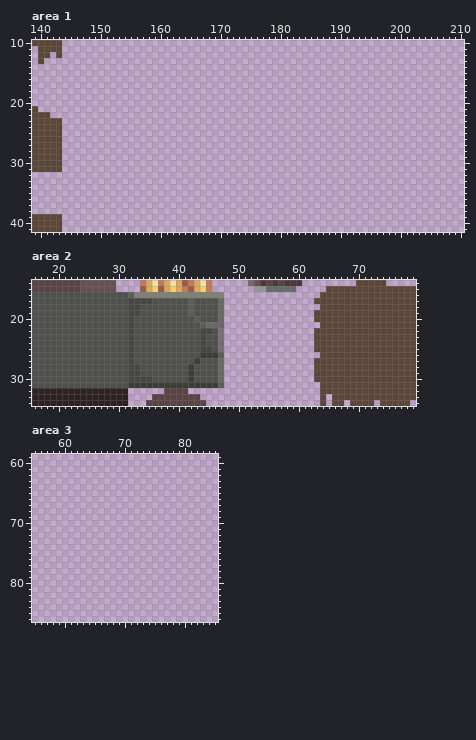
Two versions of one pixel-art file, PixelEngine/res/sprites/tiles.aseprite. This is how it looked before the edit.
256x256 pixels, 1 frame. Colours within 5 levels of each other are drawn and written as one. Shown: area 1: x 139..210, y 10..41; area 2: x 16..79, y 14..34; area 3: x 55..85, y 59..86. The commit also changed other parts of the picture, which this record leaves out.
Once edited:
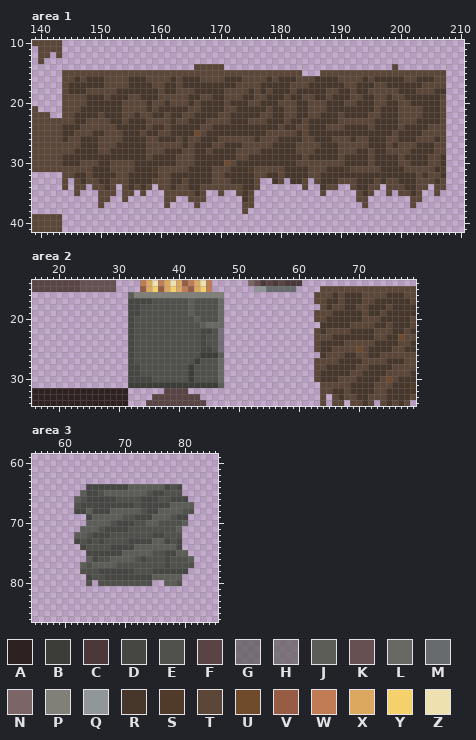
Palette (. is transparent): A #2e2121  B #3c3c39  C #4b3839  D #464643  E #50504c  F #594344  G #52524eaa  H #5a5a55aa  J #5d5d58  K #675051  L #696963  M #676b6d  N #7c6566  P #808078  Q #919699  R #47362a  S #503b2a  T #5c4637  U #6f4a2b  V #965c44  W #c17c55  X #dca75e  Y #f4d16b  Z #ede2af
The edit:
Area 1:
y 14: x 166..170 ..... -> TTTTT; x 199 . -> T
y 15: x 144..183 ........................................ -> TTTTTTTTTTTTTTTTTTTTTTTTTTTTTTTTTTTTTTTT; x 187..207 ..................... -> TTTTTTTTTTTTTTTTTTTTT
y 16: x 144..207 ................................................................ -> TTRTRRRTTTTRRRTTTTRTRRRTTTTRRRTTTTRTRRRTTTRRRRTTTTRTRRRRRTTRRRTT
y 17: x 144..207 ................................................................ -> TRRRRRRTTTTRRRRTTRRTRRRRRRRRRTTTTRRRRRTTTRRRRRRTTRRRTTRRRRRRTTTT
y 18: x 144..207 ................................................................ -> TRRRTTTTTRRRRRRRTRRTTTRRRRRTTTTRTRTRRRTRRRRRTTRRTRRTTTTTRRRTTTRR
y 19: x 144..207 ................................................................ -> TTTTRRRTRRRTTRRRTTTTTRRTTRRTTTRRTTRRRTRRTTRRTRRRTTRRTTRTTRRRRRRT
y 20: x 144..207 ................................................................ -> TTTTRRRRRRTTTTRTTRTTTRTRRRRTRRRTTRRRTTTRRTTTRRRTTRRRTTRRTTRRRRRT
y 21: x 144..207 ................................................................ -> TTTRRRRRRRTTTTRTRRRRRTTRRRRTTRRRRRTRRTTRRTTTRRRRRRRRTRRRTTTTRRRT
y 22: x 144..207 ................................................................ -> TTRRRRTRRRTTRTTRRTRRTTRRRRTTRRRRRTTRRTTRRTTRRRTRRRRTTRRRTTTTRRRT
y 23: x 144..207 ................................................................ -> TTRRTTTTRRTRRRTTTTRTTRRRTTTTRRRTTTRRRTRRTRRRRRTTTTTTRRRRTTTRRRRT
y 24: x 144..207 ................................................................ -> RRRTTTTTTRRRRRTRRTRRRRRTTRRRRRRRRRRRTRRTTRRRTTTRRRRTRRRRTRRRRTTT
y 25: x 144..207 ................................................................ -> RRTTTRRTTTRRRTRRTTRRRRUTRRRRRRRRRRTTTTTRTRRRRRRRRRRRRRRTRRRRTTTT
y 26: x 144..207 ................................................................ -> RTTRRRTTTTRRRRTTRRRTRTTRRRTTTTTTRTTTRRRRTTRRRTTTRTTRRRTTRRRTTTRT
y 27: x 144..207 ................................................................ -> TTTRRRTTTRRRRRTTTTTTRTRRRTTRRRTTTTTRRRRTTTTRRRTTTTTRRRTRTTTRRRTT
y 28: x 144..207 ................................................................ -> TTRRRRTTRRRRRRTTTRRRTTRRTRRRRTTTTRRRRRRTTTRRRRTTTRRTRRTTTTRRRRTT
y 29: x 144..207 ................................................................ -> RRRRRRRRRRRRRRTRRRRTTTRRRRRRRTTRRRRRRRRRTRRRRRTRRRRTRRRRTRRRRTTR
y 30: x 144..207 ................................................................ -> RRRTTTRRTTTTRRRRRRRTTTRRRRRUTRRRRRRRRRRTTTTTTTTRRRRTRRRRTTRRRTTR
y 31: x 144..207 ................................................................ -> TTTTTRRRTTTTRRRSTTTTTRRRRTTTRRRSTTTTTRRRRTTTRRRSTTTTTRRRRTTTTTRS
y 32: x 144..207 ................................................................ -> TTRRTRRRRTTRRRRRTTRRRRRRRTTRRRRRTTRRTRRRRTTRRRRRRRRRRRRRRRRTRTTR
y 33: x 144 . -> T; x 146..176 ............................... -> TRTTRRTTTRRRRTTTRRTRRRRTTTRRRRT; x 179..180 .. -> RT; x 182..184 ... -> RRT; x 186..207 ...................... -> TRRRTTTRRRTRTTRRRTTTRT
y 34: x 144 . -> T; x 146..147 .. -> TT; x 149..152 .... -> TTRT; x 154..158 ..... -> TRTRT; x 160..176 ................. -> TTRTTRRTTTTTTTRRT; x 184 . -> T; x 187..189 ... -> RTT; x 192..196 ..... -> TRRTT; x 198..204 ....... -> TTTRRTT; x 206..207 .. -> TT
y 35: x 146 . -> T; x 150..152 ... -> TTT; x 154..155 .. -> TT; x 157 . -> T; x 161..167 ....... -> TTTTTRT; x 170 . -> T; x 173..175 ... -> TRT; x 187 . -> T; x 193..195 ... -> TRT; x 198 . -> T; x 200..203 .... -> TTRT; x 206 . -> T
y 36: x 150..151 .. -> TT; x 154 . -> T; x 161..162 .. -> TT; x 165..167 ... -> TTT; x 174..175 .. -> RT; x 193..194 .. -> TT; x 202..203 .. -> TT
y 37: x 150 . -> T; x 161 . -> T; x 166 . -> T; x 174..175 .. -> TT; x 194 . -> T; x 202 . -> T
y 38: x 174 . -> T
Area 2:
y 14: x 70..74 TTTTT -> .....
y 15: x 64 . -> T
y 16: x 16..31 EEEEEEEEEEEEEEEE -> ................; x 63 . -> T; x 66 T -> R; x 68..70 TTT -> RRR; x 75..77 TTT -> RRR
y 17: x 16..31 EEEEEEEEEEEEEEEE -> ................; x 65..66 TT -> RR; x 68..70 TTT -> RRR; x 73..78 TTTTTT -> RRRRRR
y 18: x 16..31 EEEEEEEEEEEEEEEE -> ................; x 65 T -> R; x 68..69 TT -> RR; x 72..74 TTT -> RRR; x 76..79 TTTT -> RRRR
y 19: x 16..31 EEEEEEEEEEEEEEEE -> ................; x 66..70 TTTTT -> RRRRR; x 72..73 TT -> RR; x 75..79 TTTTT -> RRRRR
y 20: x 16..31 EEEEEEEEEEEEEEEE -> ................; x 65..70 TTTTTT -> RRRRRR; x 74..78 TTTTT -> RRRRR
y 21: x 16..31 EEEEEEEEEEEEEEEE -> ................; x 64..68 TTTTT -> RRRRR; x 73..74 TT -> RR; x 76..78 TTT -> RRR
y 22: x 16..31 EEEEEEEEEEEEEEEE -> ................; x 64 T -> R; x 69..72 TTTT -> RRRR; x 76..77 TT -> RR; x 79 T -> R
y 23: x 16..31 EEEEEEEEEEEEEEEE -> ................; x 66..72 TTTTTTT -> RRRRRRR; x 75..77 TTT -> RRU
y 24: x 16..31 EEEEEEEEEEEEEEEE -> ................; x 64..67 TTTT -> RRRR; x 73..76 TTTT -> RRRR; x 79 T -> R
y 25: x 16..31 EEEEEEEEEEEEEEEE -> ................; x 64..65 TT -> RR; x 70 T -> U; x 72..75 TTTT -> RRRR; x 78..79 TT -> RR
y 26: x 16..31 EEEEEEEEEEEEEEEE -> ................; x 64 T -> R; x 68..69 TT -> RR; x 72..73 TT -> RR
y 27: x 16..31 EEEEEEEEEEEEEEEE -> ................; x 67..70 TTTT -> RRRR; x 75..77 TTT -> RRR
y 28: x 16..31 EEEEEEEEEEEEEEEE -> ................; x 65..69 TTTTT -> RRRRR; x 72..75 TTTT -> RRRR
y 29: x 16..31 EEEEEEEEEEEEEEEE -> ................; x 64..68 TTTTT -> RRRRR; x 71..74 TTTT -> RRRR; x 79 T -> R
y 30: x 16..31 EEEEEEEEEEEEEEEE -> ................; x 64..66 TTT -> RRR; x 70..73 TTTT -> RRRR; x 75 T -> U; x 77..79 TTT -> RRR
y 31: x 16..31 EEEEEEEEEEEEEEEE -> ................; x 69..72 TTTT -> RRRR; x 76..79 TTTT -> RRRS
y 32: x 66..67 TT -> RR; x 69..72 TTTT -> RRRR; x 75..79 TTTTT -> RRRRR
y 33: x 67 T -> R; x 70..71 TT -> RR; x 75..78 TTTT -> RRRR
y 34: x 71 T -> R; x 75 T -> R; x 77 T -> R
Area 3:
y 64: x 64..79 ................ -> DDDDDDDJJJJJJDED
y 65: x 63..79 ................. -> JDDEJJJJJJJEDDEEE
y 66: x 62..80 ................... -> JEDDDDDEEEEDDDEEDDD
y 67: x 62..81 .................... -> EDDDDDDDDDEDDDDDJJJJ
y 68: x 62..81 .................... -> DDJDDDJJJJJEDDJJJJEE
y 69: x 64..80 ................. -> DJJJJJEEDDDJJJEDD
y 70: x 64..80 ................. -> JJJJEDDDEEJJEEEEJ
y 71: x 63..79 ................. -> JJJEDDDDEEEEEEEEJ
y 72: x 62..79 .................. -> JJEDDDEEEEEEEDDEEE
y 73: x 62..79 .................. -> DEDEDEEEEDDDDJJDED
y 74: x 63..79 ................. -> DEEEEDDDDJJJJJJJD
y 75: x 64..80 ................. -> DDDDDDJJJJJEEDDJJ
y 76: x 64..81 .................. -> JDEEJJJJEDEEEDEEEJ
y 77: x 63..81 ................... -> JEJJJJEEEEEEEEDEEEE
y 78: x 63..80 .................. -> EEEDDDDDDEEEDDDDDD
y 79: x 64..79 ................ -> DEEDDDDDDDDJJJJJ
y 80: x 64 . -> E; x 66..74 ......... -> EEEEEEEEE; x 77..79 ... -> JJE
